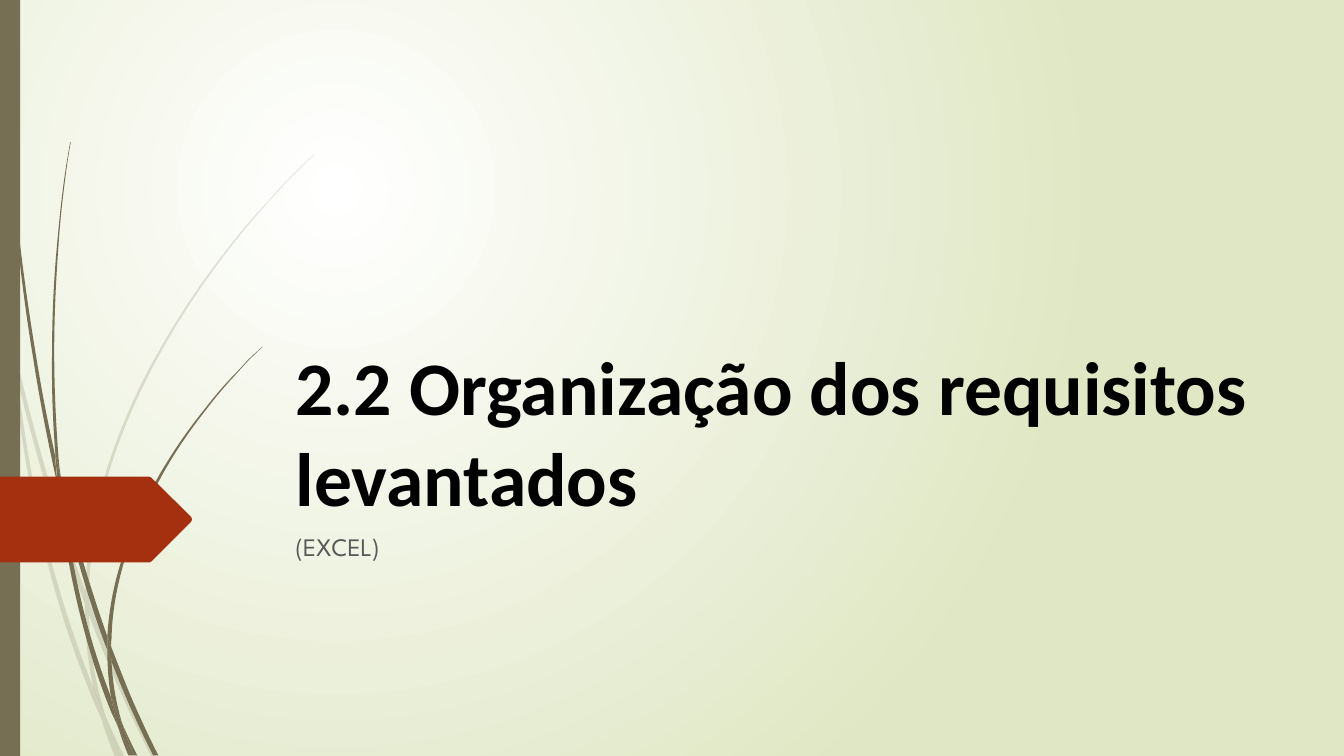
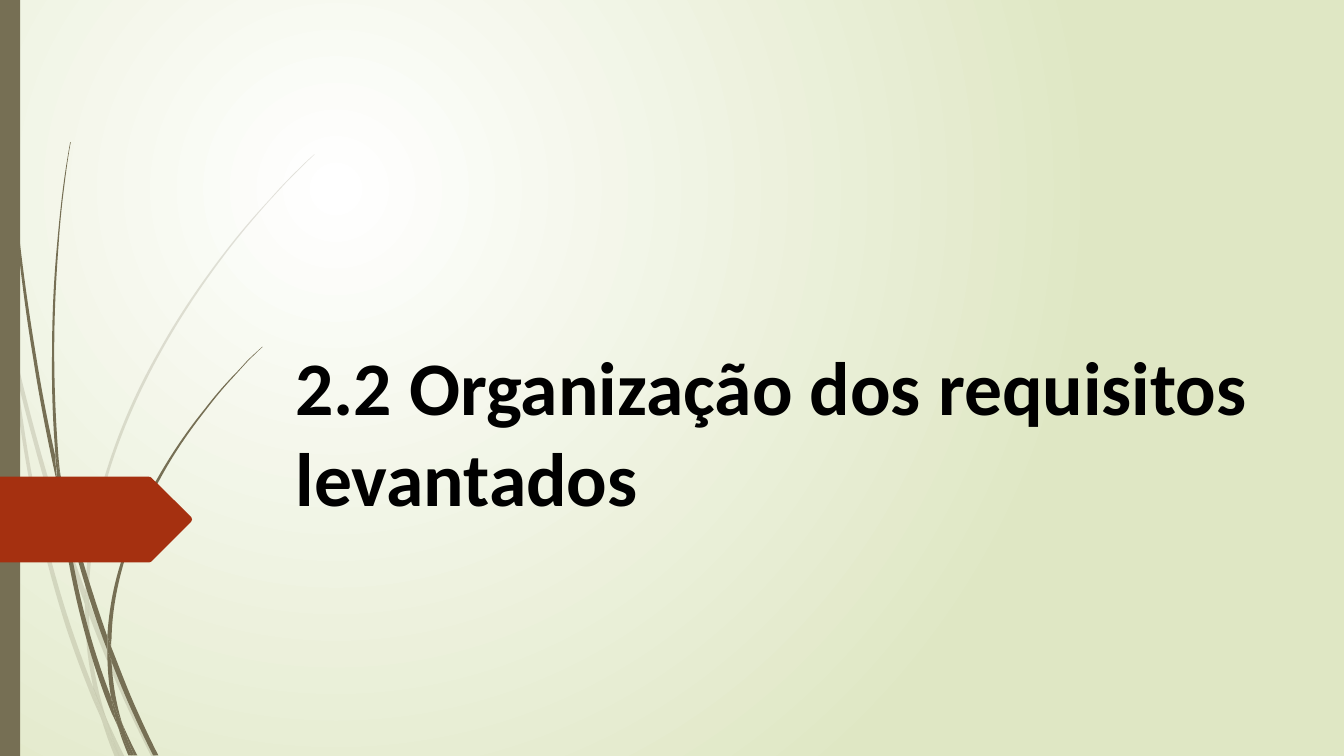
Before and after one commit to Lucenix/BD-TP, a slide deck: slide 14 of Apresentação1.pptx. Drawn at 1344x756 pixels with LibreOffice and Linux fonts; fonts in the diff are those of the drawing. Boxes give left, top, right and bottom in pixels: in the first picture for what was removed or moved away, otherwise in the second. Text is boxed around its words. In the diff, an @@ line names an element or a change of style, - is before the commit and + after.

```diff
--- a/Apresentação1.pptx
+++ b/Apresentação1.pptx
@@ subtitle removed at (x1=295, y1=538, x2=379, y2=561) @@
-(EXCEL)
```
Also in this commit, not shown: 7 other slides changed, 1 slide added.
